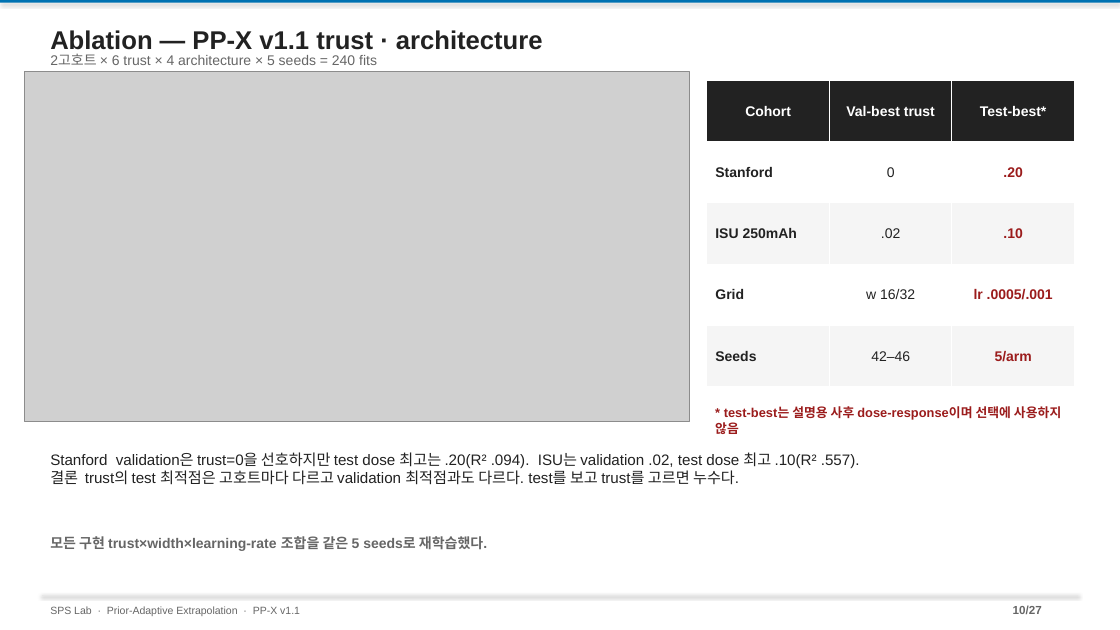
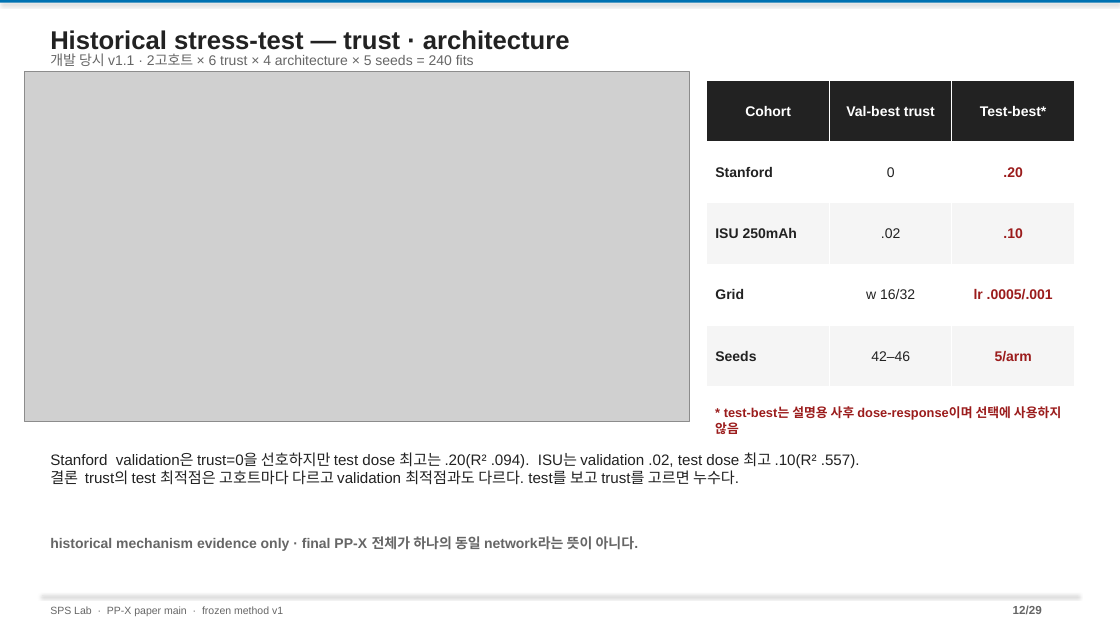
Before and after one commit to amumujs-create/pp_pae_total, a slide deck: slide 12 of output/PP_Research_Detailed_v2.pptx (slide 10 before the commit). Drawn at 1120x630 pixels with LibreOffice and Linux fonts; fonts in the diff are those of the drawing; grey boxes stand for pictures. Boxes give left, top, right and bottom in pixels: in the first picture for what was removed or moved away, otherwise in the second. Text is boxed around its words. In the diff, an @@ line names an element or a change of style, - is before the commit and + after.

```diff
--- a/output/PP_Research_Detailed_v2.pptx
+++ b/output/PP_Research_Detailed_v2.pptx
@@ text at bbox=[50, 53, 474, 66]: text changed @@
-2고호트 × 6 trust × 4 architecture × 5 seeds = 240 fits
+개발 당시 v1.1 · 2고호트 × 6 trust × 4 architecture × 5 seeds = 240 fits
@@ text at bbox=[50, 30, 570, 55]: text changed @@
-Ablation — PP-X v1.1 trust · architecture
+Historical stress-test — trust · architecture
@@ text at bbox=[50, 536, 639, 551]: text changed @@
-모든 구현 trust×width×learning-rate 조합을 같은 5 seeds로 재학습했다.
+historical mechanism evidence only · final PP-X 전체가 하나의 동일 network라는 뜻이 아니다.
@@ text at bbox=[50, 606, 283, 616]: text changed @@
-SPS Lab · Prior-Adaptive Extrapolation · PP-X v1.1
+SPS Lab · PP-X paper main · frozen method v1
@@ text at bbox=[1013, 605, 1042, 614]: text changed @@
-10/27
+12/29
```
Also in this commit, not shown: 26 other slides changed, 2 slides added, 11 other files.
